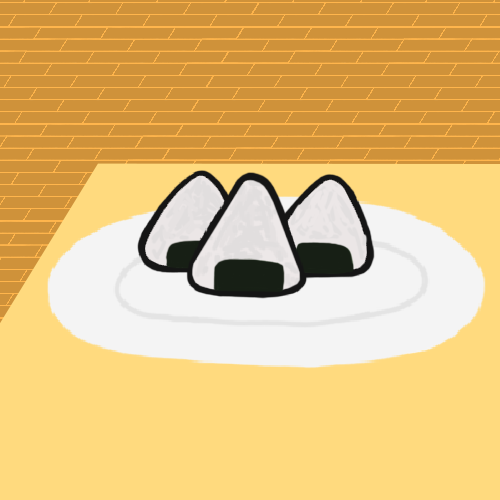
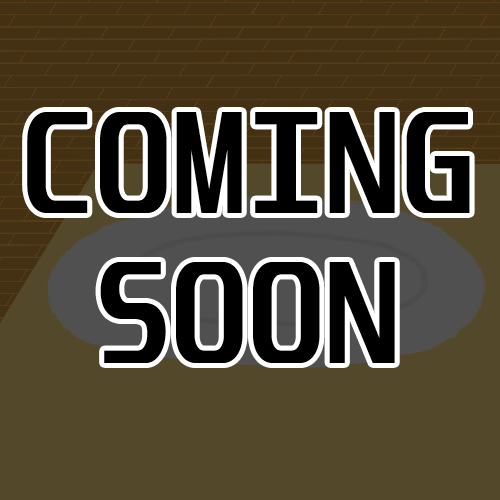
Layered file, before and after one edit (500x500). Changes by layer:
added layer "COMING SOON" above "Layer 11" over (x1=27, y1=112, x2=470, y2=363)
added layer "Layer 11" (67%) above "Layer 10" over (x1=0, y1=0, x2=500, y2=500)
moved "Layer 7" into group "Onigiri" over (x1=187, y1=174, x2=308, y2=298)
moved "Layer 6" into group "Onigiri" over (x1=267, y1=173, x2=375, y2=279)
moved "Layer 5" into group "Onigiri" over (x1=137, y1=170, x2=358, y2=299)
